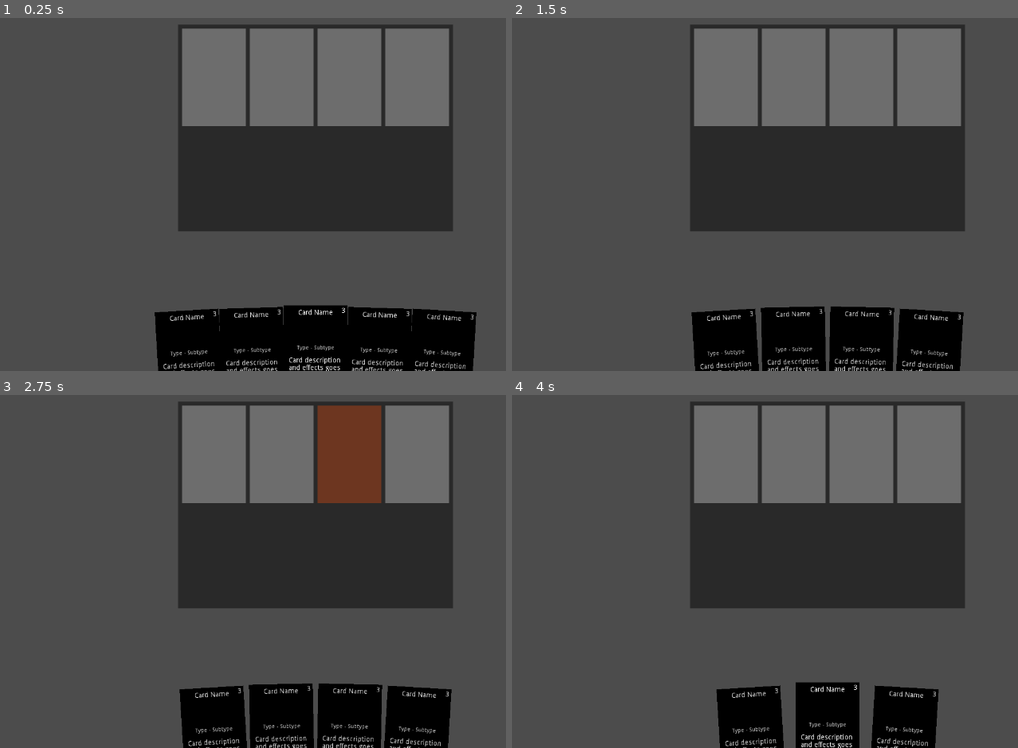
Above: before the commit, frames 1-4 (two rows, left to right).
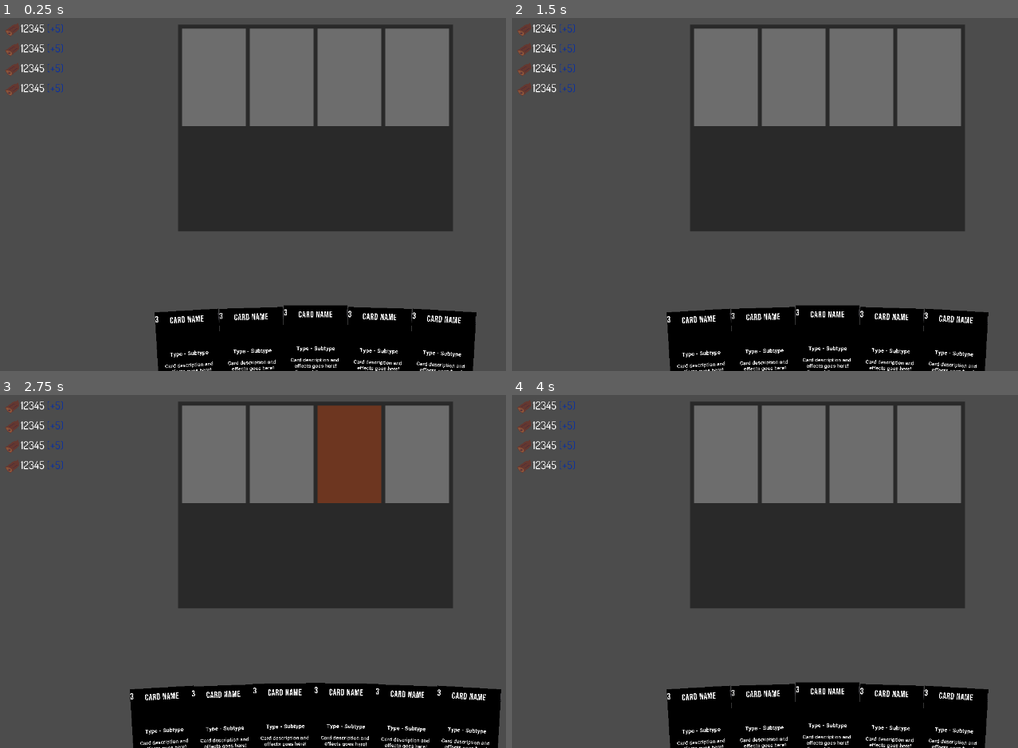
Above: after the commit, the same moments.

Repository: JoaquinLeonArg/LD51
Game: Godot game, scene res://Scenes/GameScene.tscn
Same seed, same stepped clock (60 frames per second), same inputs: the game is played once before the commit and once after it.
Inputs (mouse positions are in pixels of both pictures, inside the frame that each line leads up to):
- Up to frame 1 (0.25 s): no input
- Up to frame 2 (1.5 s): tap Enter at 0.5 s; move the mouse to (967, 173) at 0.52 s; press the mouse at (967, 173) at 0.53 s; hold Up (ui_up) 0.53-1.28 s; tap Space at 1.25 s; move the mouse to (699, 208) at 1.27 s; release the mouse at (699, 208) at 1.28 s; hold Down (ui_down) from 1.28 s (still down); click (699, 208) at 1.35 s
- Up to frame 3 (2.75 s): tap Enter at 2 s; move the mouse to (379, 490) at 2.02 s; release Down (ui_down) at 2.03 s; press the mouse at (379, 490) at 2.03 s; hold Up (ui_up) from 2.03 s (still down)
- Up to frame 4 (4 s): tap Space at 2.75 s; move the mouse to (795, 642) at 2.77 s; release the mouse at (795, 642) at 2.78 s; click (795, 642) at 2.85 s; tap Enter at 3.5 s; move the mouse to (outside the picture) at 3.52 s; release Up (ui_up) at 3.53 s; press the mouse at (outside the picture) at 3.53 s; hold Down (ui_down) from 3.53 s (still down)

The runs differ from the first frame. In frame 1, 2.2% of the frame differs, in the area x 1-95%, y 1-100%; in frame 2, 4.5%; in frame 3, 5.9%; in frame 4, 6.1%.
Error before the commit: Invalid set index 'ui_owner' (on base: 'Nil') with value of type 'Node2D (Card.gd)'. (res://Scripts/PlayerHand.gd:43)
Error after the commit: Invalid get index 'name' (on base: 'Nil'). (res://Scripts/Classes/CardData.gd:50)

Commit message:
Resources

Diff:
--- a/Components/Card.tscn
+++ b/Components/Card.tscn
@@ -1,6 +1,21 @@
-[gd_scene load_steps=2 format=2]
+[gd_scene load_steps=9 format=2]
 
 [ext_resource path="res://Scripts/Card.gd" type="Script" id=1]
+[ext_resource path="res://Resources/BebasNeueRegular.tres" type="DynamicFont" id=2]
+[ext_resource path="res://Resources/RobotoRegular.tres" type="DynamicFont" id=3]
+[ext_resource path="res://Resources/RobotoBold.tres" type="DynamicFont" id=4]
+
+[sub_resource type="Theme" id=1]
+default_font = ExtResource( 2 )
+
+[sub_resource type="Theme" id=3]
+default_font = ExtResource( 4 )
+
+[sub_resource type="Theme" id=2]
+default_font = ExtResource( 3 )
+
+[sub_resource type="Theme" id=4]
+default_font = ExtResource( 2 )
 
 [node name="Card" type="Node2D"]
 script = ExtResource( 1 )
@@ -16,18 +31,33 @@
 
 [node name="CardName" type="RichTextLabel" parent="CardArea"]
 margin_top = 8.0
-margin_right = 128.0
-margin_bottom = 24.0
+margin_right = 1280.0
+margin_bottom = 168.0
+rect_scale = Vector2( 0.1, 0.1 )
 mouse_filter = 2
+theme = SubResource( 1 )
 bbcode_enabled = true
 bbcode_text = "[center]Card Name[/center]"
 text = "Card Name"
 
+[node name="CardTypes" type="RichTextLabel" parent="CardArea"]
+margin_top = 80.0
+margin_right = 1280.0
+margin_bottom = 240.0
+rect_scale = Vector2( 0.1, 0.1 )
+mouse_filter = 2
+theme = SubResource( 3 )
+bbcode_enabled = true
+bbcode_text = "[center]Type - Subtype[/center]"
+text = "Type - Subtype"
+
 [node name="CardDescription" type="RichTextLabel" parent="CardArea"]
 margin_top = 104.0
-margin_right = 128.0
-margin_bottom = 194.0
+margin_right = 1280.0
+margin_bottom = 1004.0
+rect_scale = Vector2( 0.1, 0.1 )
 mouse_filter = 2
+theme = SubResource( 2 )
 bbcode_enabled = true
 bbcode_text = "[center]Card description and effects goes here!
 Even a bit more...
@@ -37,21 +67,13 @@
 Yeah!"
 
 [node name="CardCost" type="RichTextLabel" parent="CardArea"]
-margin_left = -4.0
 margin_top = 4.0
-margin_right = 124.0
-margin_bottom = 20.0
+margin_right = 1200.0
+margin_bottom = 164.0
+rect_scale = Vector2( 0.1, 0.1 )
 mouse_filter = 2
+theme = SubResource( 4 )
 bbcode_enabled = true
 bbcode_text = "[right]3[/right]"
 text = "3"
-
-[node name="CardTypes" type="RichTextLabel" parent="CardArea"]
-margin_top = 80.0
-margin_right = 160.0
-margin_bottom = 96.0
-rect_scale = Vector2( 0.8, 0.8 )
-mouse_filter = 2
-bbcode_enabled = true
-bbcode_text = "[center]Type - Subtype[/center]"
-text = "Type - Subtype"
+scroll_active = false
--- /dev/null
+++ b/Components/ResourceArea.tscn
@@ -0,0 +1,70 @@
+[gd_scene load_steps=5 format=2]
+
+[ext_resource path="res://RawResources/Graphics/icon_wood.png" type="Texture" id=1]
+[ext_resource path="res://Resources/DosisRegular.tres" type="DynamicFont" id=2]
+[ext_resource path="res://Scripts/ResourceArea.gd" type="Script" id=3]
+
+[sub_resource type="Theme" id=1]
+default_font = ExtResource( 2 )
+
+[node name="ResourceArea" type="Node2D"]
+script = ExtResource( 3 )
+
+[node name="PeopleIcon" type="Sprite" parent="."]
+texture = ExtResource( 1 )
+
+[node name="FoodIcon" type="Sprite" parent="."]
+position = Vector2( 0, 40 )
+texture = ExtResource( 1 )
+
+[node name="WoodIcon" type="Sprite" parent="."]
+position = Vector2( 0, 80 )
+texture = ExtResource( 1 )
+
+[node name="GoldIcon" type="Sprite" parent="."]
+position = Vector2( 0, 120 )
+texture = ExtResource( 1 )
+
+[node name="PeopleCount" type="RichTextLabel" parent="."]
+margin_left = 16.0
+margin_top = -16.0
+margin_right = 1296.0
+margin_bottom = 304.0
+rect_scale = Vector2( 0.1, 0.1 )
+theme = SubResource( 1 )
+bbcode_enabled = true
+bbcode_text = "12345 [color=#113399](+5)[/color]"
+text = "12345 (+5)"
+
+[node name="FoodCount" type="RichTextLabel" parent="."]
+margin_left = 16.0
+margin_top = 24.0
+margin_right = 1296.0
+margin_bottom = 344.0
+rect_scale = Vector2( 0.1, 0.1 )
+theme = SubResource( 1 )
+bbcode_enabled = true
+bbcode_text = "12345 [color=#113399](+5)[/color]"
+text = "12345 (+5)"
+
+[node name="WoodCount" type="RichTextLabel" parent="."]
+margin_left = 16.0
+margin_top = 64.0
+margin_right = 1296.0
+margin_bottom = 384.0
+rect_scale = Vector2( 0.1, 0.1 )
+theme = SubResource( 1 )
+bbcode_enabled = true
+bbcode_text = "12345 [color=#113399](+5)[/color]"
+text = "12345 (+5)"
+
+[node name="GoldCount" type="RichTextLabel" parent="."]
+margin_left = 16.0
+margin_top = 104.0
+margin_right = 1296.0
+margin_bottom = 424.0
+rect_scale = Vector2( 0.1, 0.1 )
+theme = SubResource( 1 )
+bbcode_enabled = true
+bbcode_text = "12345 [color=#113399](+5)[/color]"
+text = "12345 (+5)"
--- /dev/null
+++ b/Components/SeasonArea.tscn
@@ -0,0 +1,3 @@
+[gd_scene format=2]
+
+[node name="SeasonArea" type="Node2D"]
--- /dev/null
+++ b/Resources/AntonTitle.tres
@@ -0,0 +1,9 @@
+[gd_resource type="DynamicFont" load_steps=2 format=2]
+
+[ext_resource path="res://RawResources/Fonts/Anton-Regular.ttf" type="DynamicFontData" id=1]
+
+[resource]
+size = 640
+outline_size = 4
+extra_spacing_char = 5
+font_data = ExtResource( 1 )
--- /dev/null
+++ b/Resources/BebasNeueRegular.tres
@@ -0,0 +1,8 @@
+[gd_resource type="DynamicFont" load_steps=2 format=2]
+
+[ext_resource path="res://RawResources/Fonts/BebasNeue-Regular.ttf" type="DynamicFontData" id=1]
+
+[resource]
+size = 180
+extra_spacing_char = 6
+font_data = ExtResource( 1 )
--- /dev/null
+++ b/Resources/DosisRegular.tres
@@ -0,0 +1,8 @@
+[gd_resource type="DynamicFont" load_steps=2 format=2]
+
+[ext_resource path="res://RawResources/Fonts/Dosis-Regular.ttf" type="DynamicFontData" id=1]
+
+[resource]
+size = 220
+extra_spacing_char = 2
+font_data = ExtResource( 1 )
--- /dev/null
+++ b/Resources/RobotoBold.tres
@@ -0,0 +1,8 @@
+[gd_resource type="DynamicFont" load_steps=2 format=2]
+
+[ext_resource path="res://RawResources/Fonts/Roboto-Bold.ttf" type="DynamicFontData" id=1]
+
+[resource]
+size = 110
+extra_spacing_char = 2
+font_data = ExtResource( 1 )
--- /dev/null
+++ b/Resources/RobotoLightFlavor.tres
@@ -0,0 +1,8 @@
+[gd_resource type="DynamicFont" load_steps=2 format=2]
+
+[ext_resource path="res://RawResources/Fonts/Roboto-LightItalic.ttf" type="DynamicFontData" id=1]
+
+[resource]
+size = 100
+extra_spacing_char = 2
+font_data = ExtResource( 1 )
--- /dev/null
+++ b/Resources/RobotoRegular.tres
@@ -0,0 +1,8 @@
+[gd_resource type="DynamicFont" load_steps=2 format=2]
+
+[ext_resource path="res://RawResources/Fonts/Roboto-Medium.ttf" type="DynamicFontData" id=1]
+
+[resource]
+size = 100
+extra_spacing_char = 2
+font_data = ExtResource( 1 )
--- a/Scenes/GameScene.tscn
+++ b/Scenes/GameScene.tscn
@@ -1,7 +1,8 @@
-[gd_scene load_steps=3 format=2]
+[gd_scene load_steps=4 format=2]
 
 [ext_resource path="res://Components/PlayerHand.tscn" type="PackedScene" id=1]
 [ext_resource path="res://Components/PlayArea.tscn" type="PackedScene" id=2]
+[ext_resource path="res://Components/ResourceArea.tscn" type="PackedScene" id=3]
 
 [node name="GameScene" type="Node2D"]
 
@@ -10,3 +11,6 @@
 
 [node name="PlayArea" parent="." instance=ExtResource( 2 )]
 position = Vector2( 640, 23 )
+
+[node name="ResourceArea" parent="." instance=ExtResource( 3 )]
+position = Vector2( 32, 32 )
--- /dev/null
+++ b/Scenes/MainMenuScene.tscn
@@ -0,0 +1,17 @@
+[gd_scene load_steps=3 format=2]
+
+[ext_resource path="res://Resources/RobotoLightFlavor.tres" type="DynamicFont" id=1]
+
+[sub_resource type="Theme" id=1]
+default_font = ExtResource( 1 )
+
+[node name="MainMenuScene" type="Node2D"]
+
+[node name="RichTextLabel" type="RichTextLabel" parent="."]
+margin_right = 3200.0
+margin_bottom = 1000.0
+rect_scale = Vector2( 0.1, 0.1 )
+theme = SubResource( 1 )
+bbcode_enabled = true
+bbcode_text = "[center]Test 1[/center]"
+text = "Test 1"
--- a/Scripts/Card.gd
+++ b/Scripts/Card.gd
@@ -61,11 +61,11 @@
 	self.hovering = true
 	self.z_index = 1
 	if not self.dragging and self.status == Status.ON_HAND:
-		tween.tween_property(self, "scale", Vector2(1.2, 1.2), 0.1)
-		tween.tween_property(self, "global_position", Vector2(self.global_position.x, self.rest_position.y - 15), 0.2)
+		tween.tween_property(self, "scale", Vector2(1.5, 1.5), 0.1)
+		tween.tween_property(self, "global_position", Vector2(self.global_position.x, self.rest_position.y - 55), 0.2)
 		tween.tween_property(self, "rotation", 0.0, 0.05)
 	if self.status == Status.ON_FIELD:
-		tween.tween_property(self, "scale", Vector2(1.2, 1.2), 0.1)
+		tween.tween_property(self, "scale", Vector2(1.5, 1.5), 0.1)
 
 func on_mouse_exited():
 	var tween = create_tween()
--- a/Scripts/Classes/CardData.gd
+++ b/Scripts/Classes/CardData.gd
@@ -24,12 +24,9 @@
     var name: String = "Unknown"
     var cost: int
     var artwork_path: String
-    var behaviors: Array # <GDScript>
+    var behaviors: Array # <CardBehavior>
     func _init():
         pass
-
-class Artworker:
-    var artwork
 
 class CardData:
     var ui_owner: Node2D
@@ -56,10 +53,9 @@
         self.artwork = load(_props.artwork_path)
         self.behaviors = []
         for behavior in _props.behaviors:
-            assert(behavior is GDScript)
-            var behavior_instance = behavior.new(self)
-            print("\t Attaching behavior: %s" % behavior_instance)
-            self.behaviors.append(behavior_instance)
+            behavior.set_owner(self)
+            print("\t Attaching behavior: %s" % behavior)
+            self.behaviors.append(behavior)
         self.behaviors.sort_custom(self, "sort_behaviors")
     func can_be_played():
         for behavior in self.behaviors:
@@ -74,14 +70,14 @@
     func entered_field(_slot):
         self.zone_data = FieldCardZoneData.new(_slot)
         emit_signal("entered_field", _slot)
-        yield(self.ui_owner, "entered_field_finished") # Wait for animations
+        #yield(self.ui_owner, "entered_field_finished") # Wait for animations
         print("Yielded")
         for behavior in self.behaviors:
             behavior.on_play()
     func entered_hand():
         self.zone_data = HandCardZoneData.new()
         emit_signal("entered_hand")
-        yield(self.ui_owner, "entered_hand_finished") # Wait for animations
+        #yield(self.ui_owner, "entered_hand_finished") # Wait for animations
         print("Yielded")
         for behavior in self.behaviors:
             behavior.on_draw()
@@ -96,9 +92,10 @@
     var owner: CardData
     var priority: int
 
-    func _init(_owner: CardData, _priority=CardBehaviorPriority.NORMAL):
+    func _init(_priority=CardBehaviorPriority.NORMAL):
+        self.priority = _priority
+    func set_owner(_owner: CardData):
         self.owner = _owner
-        self.priority = _priority
     func _to_string():
         return self.get_class()
     func on_play(_target=null):
--- /dev/null
+++ b/Scripts/Classes/Difficulty.gd
@@ -0,0 +1,18 @@
+extends Node
+
+const rd = preload("res://Scripts/Classes/ResourceData.gd")
+
+enum Difficulty {
+    EASY,
+    NORMAL,
+    HARD
+}
+
+var starting_resources: Dictionary = {
+    Difficulty.EASY: {
+        rd.ResourceType.PEOPLE: 10,
+        rd.ResourceType.FOOD: 10,
+        rd.ResourceType.WOOD: 10,
+        rd.ResourceType.GOLD: 10,
+    }
+}
--- a/Scripts/Classes/GameState.gd
+++ /dev/null
@@ -1,10 +0,0 @@
-
-class GameState:
-    const ge = preload("res://Scripts/Classes/GameEvent.gd")
-    var player_hand: Array # <CardData>
-
-    func _init():
-        self.player_hand = []
-
-    func event_handle(event_type: int, event_data: ge.GameEvent):
-        pass
--- a/Scripts/Classes/GameStateManager.gd
+++ b/Scripts/Classes/GameStateManager.gd
@@ -3,9 +3,12 @@
 
 class State:
     const cd = preload("res://Scripts/Classes/CardData.gd")
+    const df = preload("res://Scripts/Classes/Difficulty.gd")
 
     var current_card = null
     var field = null
     var hand = null
+    var resources = null
+    var difficulty = df.Difficulty.EASY
 
 var state = State.new()
--- a/Scripts/Classes/Resource.gd
+++ /dev/null
@@ -1 +0,0 @@
-enum ResourceType {Gold, Wood}
--- /dev/null
+++ b/Scripts/Classes/ResourceData.gd
@@ -0,0 +1,50 @@
+enum ResourceType {PEOPLE, FOOD, WOOD, GOLD}
+
+class ResourceData:
+    var ui_owner: Node2D
+    var resources: Dictionary = {
+        ResourceType.PEOPLE: 10,
+        ResourceType.FOOD: 15,
+        ResourceType.WOOD: 20,
+        ResourceType.GOLD: 25,
+    }
+    var resource_max: Dictionary = {
+        ResourceType.PEOPLE: 999,
+        ResourceType.FOOD: 50,
+        ResourceType.WOOD: 100,
+        ResourceType.GOLD: 200,
+    }
+    var resource_mod_mult: Dictionary = {
+        ResourceType.PEOPLE: 1.0,
+        ResourceType.FOOD: 1.0,
+        ResourceType.WOOD: 1.0,
+        ResourceType.GOLD: 1.0,
+    }
+    var resource_maintenance: Dictionary = {
+        ResourceType.PEOPLE: 1,
+        ResourceType.FOOD: 3,
+        ResourceType.WOOD: 0,
+        ResourceType.GOLD: 0,
+    }
+    var resource_production: Dictionary = {
+        ResourceType.PEOPLE: 0,
+        ResourceType.FOOD: 0,
+        ResourceType.WOOD: 0,
+        ResourceType.GOLD: 0,
+    }
+
+    signal resource_changed(resource_type, new_amount, old_amount)
+
+    func _init():
+        print("Resource system starting up")
+    func gain_resource(_resource_type: int, _amount: int):
+        var old = self.resources[_resource_type]
+        self.resources[_resource_type] += _amount * self.resource_mod_mult[_resource_type]
+        self.resources[_resource_type] = max(self.resources[_resource_type], self.resource_max[_resource_type])
+        emit_signal("resource_changed", _resource_type, old, self.resources[_resource_type], resource_production[_resource_type] - resource_maintenance[_resource_type])
+    func resource_tick():
+        for resource in [ResourceType.PEOPLE, ResourceType.FOOD]:
+            var old = self.resources[resource]
+            self.resources[resource] += self.resource_production[resource] - self.resource_maintenance[resource]
+            self.resources[resource] = min(self.resources[resource], 0)
+            emit_signal("resource_changed", resource, old, self.resources[resource], resource_production[resource] - resource_maintenance[resource])
--- /dev/null
+++ b/Scripts/Classes/SeasonData.gd
@@ -0,0 +1,17 @@
+enum Season { SPRING, SUMMER, AUTUMN, WINTER } # SPRING = 0, SUMMER = 1, AUTUMN = 2, WINTER = 3
+
+class SeasonData:
+    var year: int = 0
+    var season: int = Season.SPRING
+    var season_progress: float = 0
+    func tick(delta):
+        self.season_progress += delta
+        if self.season_progress >= 10:
+            self.season_progress -= 10
+            self.season = (self.season + 1) % 4
+            if self.season == Season.SPRING:
+                self.year += 1
+                if self.year == 10:
+                    pass
+                    # TODO
+                    # ! trigger endgame event
--- /dev/null
+++ b/Scripts/Content/Behaviors.gd
@@ -0,0 +1,22 @@
+extends Node
+
+# Imports
+const cd = preload("res://Scripts/Classes/CardData.gd")
+const rd = preload("res://Scripts/Classes/ResourceData.gd")
+
+class GainResourceBehavior extends cd.CardBehavior:
+    const cd = preload("res://Scripts/Classes/CardData.gd")
+
+    var resource_type: int
+    var amount: int
+    func _init(_resource_type: int, _amount: int).(cd.CardBehaviorPriority.NORMAL):
+        self.resource_type = _resource_type
+        self.amount = _amount
+
+    func _to_string():
+        return self.get_class()
+    func on_play(_target=null):
+        .on_play()
+        State.state.resources.data.gain_resource(self.resource_type, self.amount)
+    func can_be_played():
+        return true
--- /dev/null
+++ b/Scripts/Content/Cards.gd
@@ -0,0 +1,16 @@
+extends Node
+
+# Imports
+const cd = preload("res://Scripts/Classes/CardData.gd")
+const cb = preload("res://Scripts/Content/Behaviors.gd")
+
+class CardTest extends cd.CardDataProperties:
+    const res = preload("res://Scripts/Classes/ResourceData.gd")
+
+    func _init():
+        self.name = "Test card"
+        self.cost = 2
+        self.artwork_path = "res://RawResources/Graphics/art_test.jpg"
+        self.behaviors = [
+            cb.GainResourceBehavior.new(res.ResourceType.WOOD, 10)
+        ]
--- a/Scripts/PlayerHand.gd
+++ b/Scripts/PlayerHand.gd
@@ -11,6 +11,7 @@
 
 # Imports
 const cd = preload("res://Scripts/Classes/CardData.gd")
+const content_cards = preload("res://Scripts/Content/Cards.gd")
 const card_component = preload("res://Components/Card.tscn")
 
 # Instance properties
@@ -20,7 +21,7 @@
 func _ready():
 	State.state.hand = self
 	for _i in range(CARD_COUNT):
-		self.add_card(cd.CardData.new(cd.CardDataProperties.new()))
+		self.add_card(content_cards.CardTest.new())
 
 func update_card_positions():
 	for i in range(len(self.cards)):
@@ -37,9 +38,9 @@
 		card.rest_position = card.global_position
 		card.rest_rotation = card.rotation
 
-func add_card(card_data: cd.CardData):
+func add_card(card_data: cd.CardDataProperties):
 	var new_card = card_component.instance()
-	new_card.data = card_data
+	new_card.data = cd.CardData.new(card_data)
 	new_card.data.ui_owner = new_card
 	print(new_card.data.ui_owner)
 	self.cards.append(new_card)
--- /dev/null
+++ b/Scripts/ResourceArea.gd
@@ -0,0 +1,37 @@
+extends Node2D
+
+# Signals
+
+# Imports
+const rd = preload("res://Scripts/Classes/ResourceData.gd")
+
+# Instance properties
+var data: rd.ResourceData
+
+onready var resource_nodes: Dictionary = {
+	rd.ResourceType.PEOPLE: $PeopleCount,
+	rd.ResourceType.FOOD: $FoodCount,
+	rd.ResourceType.WOOD: $WoodCount,
+	rd.ResourceType.GOLD: $GoldCount,
+}
+
+# Methods
+func _ready():
+	self.data = rd.ResourceData.new()
+	State.state.resources = self
+	var _x
+	_x = self.data.connect("resource_changed", self, "update_resource")
+
+func update_resource(resource_type: int, _old: int, new: int, change: int):
+	var change_color: String
+	var change_sign: String
+	if change > 0:
+		change_color = "#123456"
+		change_sign = "+"
+	if change == 0:
+		change_color = "#654321"
+		change_sign = ""
+	if change < 0:
+		change_color = "#126534"
+		change_sign = "-"
+	self.resource_nodes[resource_type].bbcode_text = "%s ([color=%s]%s%s[/color])" % [new, change_color, change_sign, change]
Binary file added: RawResources/Fonts/Anton-Regular.ttf
Binary file added: RawResources/Fonts/BebasNeue-Regular.ttf
Binary file added: RawResources/Fonts/CutiveMono-Regular.ttf
Binary file added: RawResources/Fonts/Dosis-Bold.ttf
Binary file added: RawResources/Fonts/Dosis-Light.ttf
Binary file added: RawResources/Fonts/Dosis-Medium.ttf
Binary file added: RawResources/Fonts/Dosis-Regular.ttf
Binary file added: RawResources/Fonts/Dosis-SemiBold.ttf
Binary file added: RawResources/Fonts/MPLUS1p-Bold.ttf
Binary file added: RawResources/Fonts/MPLUS1p-ExtraBold.ttf
Binary file added: RawResources/Fonts/MPLUS1p-Medium.ttf
Binary file added: RawResources/Fonts/MPLUS1p-Regular.ttf
(and 13 more such lines)
